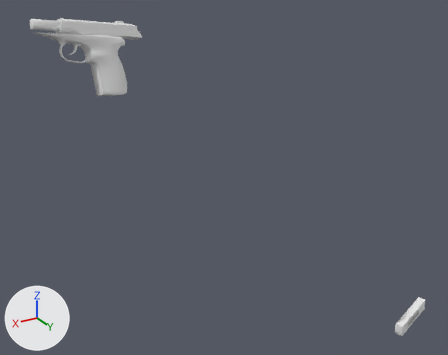
Renders of the OBJ model Vertex_Animation_Compiler/Assets/Makarov_Pistol_Reload161.obj from each side of a commit.
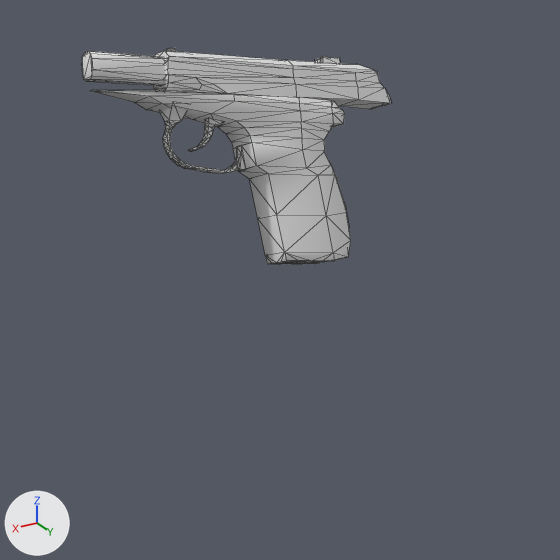
The first picture shows the older version from a 50 mm lens placed at (0.696, 0.841, 0.122), pointed at (0.204, 0.021, -0.288). The close-ups show both versions on the part from 0% to 45% of the width and 0% to 57% of the height of that picture; other places that the commit changed are outside them. The axes (+X, +Y, +Z) are drawn at lower left. The lights are the same throughout. The close-ups show mesh edges as thin lines. Where no turn or scale is listed for an object, it has been applied to the vertices.

Objects in the first close-up: 'Rest_of_the_gun_Sphere', 'Top_Slider_Sphere.001'.
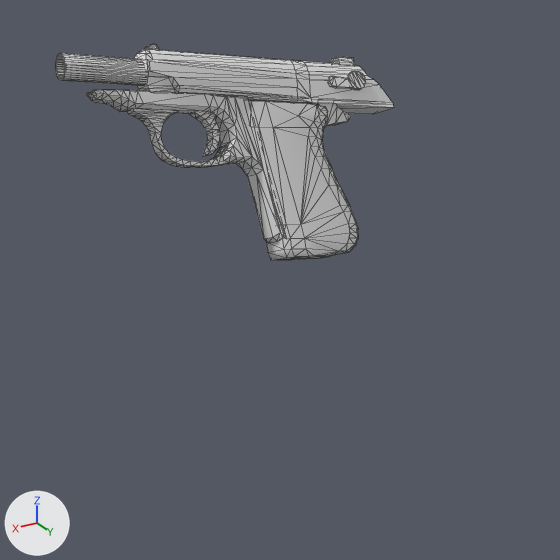
Boxes (x1, y1, x2, y2) around the edits, measured in the close-ups (560 x 560 px):
'Rest_of_the_gun_Sphere', reshaped (12% wider): before (82, 51, 351, 264); after (56, 53, 358, 260)
'Top_Slider_Sphere.001', reshaped (10% wider, 15% taller): before (154, 48, 391, 109); after (134, 44, 394, 114)
'Rest_of_the_gun_Sphere.001', added: after (87, 90, 351, 243)
part 1 of me_rest_of_the_gun_sphere, rebuilt: before (90, 90, 351, 264); after (244, 100, 358, 260)
part 2 of me_rest_of_the_gun_sphere, rebuilt: before (82, 51, 166, 86); after (56, 53, 146, 86)
part 3 of me_rest_of_the_gun_sphere, added: after (127, 109, 227, 168)
part 4 of me_rest_of_the_gun_sphere, added: after (190, 112, 220, 157)
part 5 of me_rest_of_the_gun_sphere, deleted: before (188, 118, 224, 152)
part 7 of me_top_slider_sphere_001, rebuilt (10% wider, 12% taller): before (154, 51, 391, 109); after (134, 49, 394, 114)
part 8 of me_top_slider_sphere_001, added: after (329, 71, 366, 90)
part 9 of me_top_slider_sphere_001, added: after (332, 57, 355, 66)
part 10 of me_top_slider_sphere_001, added: after (145, 44, 160, 50)
part 11 of me_top_slider_sphere_001, deleted: before (315, 57, 340, 63)

The edits, one by one:
me_rest_of_the_gun_sphere is used by ob_rest_of_the_gun_sphere; location (0.0, 0.0, 0.0).
me_rest_of_the_gun_sphere had 272 vertices, 525 faces and spanned x 0.3112..0.458, y -0.1375..-0.0818, z -0.1591..-0.0255.
me_rest_of_the_gun_sphere now has 446 vertices, 876 faces and spans x 0.3119..0.472, y -0.1368..-0.0848, z -0.1554..-0.0254.
me_rest_of_the_gun_sphere part 1: the loose piece of 212 vertices spanning x 0.3112..0.457, y -0.1375..-0.0818, z -0.1591..-0.0452 is rebuilt with 198 vertices and now spans x 0.3119..0.3749, y -0.1368..-0.0848, z -0.1554..-0.0588.
me_rest_of_the_gun_sphere part 2: the loose piece of 24 vertices spanning x 0.4084..0.458, y -0.1286..-0.1081, z -0.049..-0.0255 is rebuilt with 128 vertices and now spans x 0.4091..0.472, y -0.1284..-0.1085, z -0.0496..-0.0254.
me_rest_of_the_gun_sphere part 3: a new loose piece of 76 vertices spanning x 0.3852..0.4373, y -0.1195..-0.102, z -0.0946..-0.0567.
me_rest_of_the_gun_sphere part 4: a new loose piece of 44 vertices spanning x 0.3869..0.4019, y -0.1234..-0.1058, z -0.0887..-0.0569.
me_rest_of_the_gun_sphere part 5: 36 vertices removed from x 0.3837..0.4072, y -0.1182..-0.1056, z -0.0846..-0.0669.
me_rest_of_the_gun_sphere part 6: the surface is now shaded flat.
me_top_slider_sphere_001 is used by ob_top_slider_sphere_001; location (0.0, 0.0, 0.0).
me_top_slider_sphere_001 had 131 vertices, 237 faces and spanned x 0.2786..0.4179, y -0.1462..-0.1081, z -0.0779..-0.0286.
me_top_slider_sphere_001 now has 222 vertices, 428 faces and spans x 0.2771..0.4288, y -0.1451..-0.1076, z -0.0809..-0.026.
me_top_slider_sphere_001 part 7: the loose piece of 76 vertices spanning x 0.2786..0.4179, y -0.1462..-0.1081, z -0.0779..-0.0289 is rebuilt with 142 vertices and now spans x 0.2771..0.4288, y -0.1451..-0.1076, z -0.0809..-0.0274.
me_top_slider_sphere_001 part 8: a new loose piece of 36 vertices spanning x 0.2933..0.3178, y -0.1241..-0.1153, z -0.0612..-0.0501.
me_top_slider_sphere_001 part 9: a new loose piece of 24 vertices spanning x 0.2951..0.3068, y -0.1407..-0.1292, z -0.0523..-0.043.
me_top_slider_sphere_001 part 10: a new loose piece of 20 vertices spanning x 0.4135..0.4218, y -0.1262..-0.123, z -0.0302..-0.026.
me_top_slider_sphere_001 part 11: 29 vertices removed from x 0.3047..0.3177, y -0.139..-0.128, z -0.0496..-0.0416.
Mesh me_rest_of_the_gun_sphere_001 is new.
It has 166 vertices, 324 faces and spans x 0.306..0.458, y -0.138..-0.09, z -0.142..-0.045.
Object 'Rest_of_the_gun_Sphere.001' (ob_rest_of_the_gun_sphere_001) is new; it shows me_rest_of_the_gun_sphere_001.
Its location is (0.0, 0.0, 0.0).
